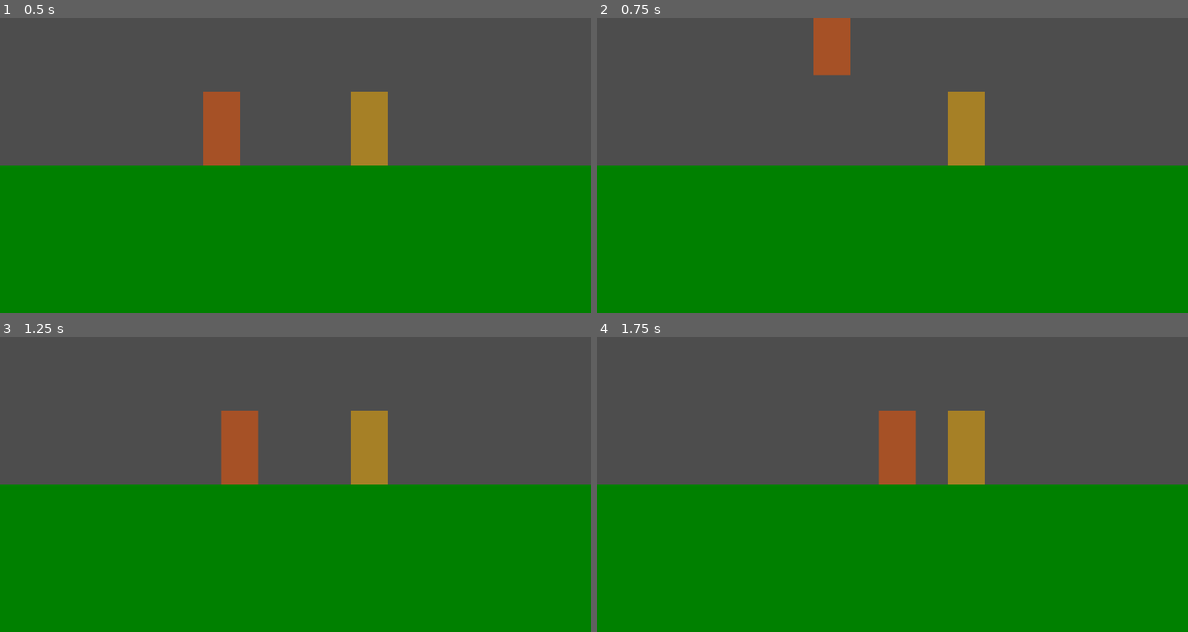
Above: before the commit, frames 1-4 (two rows, left to right).
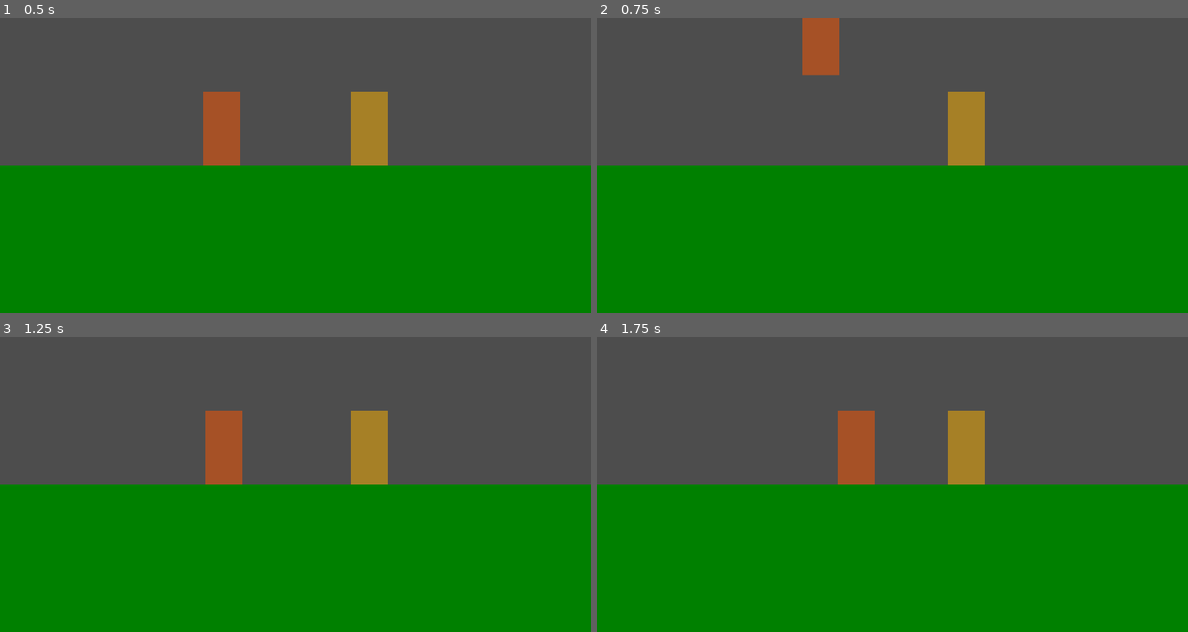
Above: after the commit, the same moments.

Repository: KYOHEI-ABC/ANPANMAN_BATTLE
Game: Godot game, scene res://main.tscn
Same seed, same stepped clock (60 frames per second), same inputs: the game is played once before the commit and once after it.
Inputs (mouse positions are in pixels of both pictures, inside the frame that each line leads up to):
- Up to frame 1 (0.5 s): no input
- Up to frame 2 (0.75 s): tap Enter at 0.5, 0.6 s; move the mouse to (1022, 150) at 0.52 s; hold D from 0.53 s (still down); click (1022, 150) at 0.67 s
- Up to frame 3 (1.25 s): keep holding D; tap Space at 0.77 s
- Up to frame 4 (1.75 s): release D at 1.25 s; tap Space at 1.25 s; drag from (774, 499) to (839, 449) at 1.27 s

Frame 1 is identical in both runs. In frame 2, 0.7% of the frame differs, in the area x 34-43%, y 0-20%; in frame 3, 1.4%; in frame 4, 3.2%, in the area x 40-54%, y 25-50%.

Commit message:
Refactor character movement and input handling for improved responsiveness

Diff:
--- a/scripts/character.gd
+++ b/scripts/character.gd
@@ -23,7 +23,7 @@
 	position += velocity
 
 	velocity.y += 5
-	velocity.x = clamp(velocity.x * 0.9, -15, 15)
+	velocity.x = clamp(velocity.x * 0.5, -10, 10)
 
 	if position.y + size.y / 2 > 0:
 		position.y = - size.y / 2
--- a/scripts/input_handler.gd
+++ b/scripts/input_handler.gd
@@ -5,9 +5,11 @@
 signal released()
 signal direction(direction: Vector2)
 
-var threshold: int = 32
+var threshold: int = 50
+var drag_area_end_x: float = ProjectSettings.get_setting("display/window/size/viewport_width") * 0.75
+
 var base_position = null
-var drag_area_end_x: float = ProjectSettings.get_setting("display/window/size/viewport_width") * 0.5
+var delta: Vector2 = Vector2.ZERO
 
 func _input(event: InputEvent) -> void:
 	if event is InputEventKey:
@@ -33,7 +35,9 @@
 				base_position = event.position
 		if not event.pressed:
 			emit_signal("released")
-			base_position = null
+			if event.position.x < drag_area_end_x:
+				base_position = null
+				delta = Vector2.ZERO
 
 
 	if event is InputEventScreenDrag:
@@ -41,12 +45,14 @@
 			return
 		if event.position.x > drag_area_end_x:
 			return
-		var delta = event.position - base_position
-		if delta.x > threshold:
-			emit_signal("direction", Vector2(1, 0))
-		if delta.x < -threshold:
-			emit_signal("direction", Vector2(-1, 0))
-		if delta.y > threshold:
-			emit_signal("direction", Vector2(0, 1))
-		if delta.y < -threshold:
-			emit_signal("direction", Vector2(0, -1))
+		delta = event.position - base_position
+
+func process():
+	if delta.x > threshold:
+		emit_signal("direction", Vector2(1, 0))
+	elif delta.x < -threshold:
+		emit_signal("direction", Vector2(-1, 0))
+	elif delta.y > threshold:
+		emit_signal("direction", Vector2(0, 1))
+	elif delta.y < -threshold:
+		emit_signal("direction", Vector2(0, -1))
--- a/scripts/main.gd
+++ b/scripts/main.gd
@@ -1,5 +1,7 @@
 class_name Main
 extends Node
+
+var input_handler: InputHandler = InputHandler.new()
 
 var player: Character = null
 var rival: Character = null
@@ -25,13 +27,12 @@
 	rival.position = Vector2(200, -100)
 	node.add_child(rival)
 
-	var input_handler = InputHandler.new()
 	add_child(input_handler)
 
 	input_handler.direction.connect(func(direction: Vector2) -> void:
 		if direction.y != 0:
 			return
-		player.velocity += direction * 5
+		player.velocity += direction * 3
 	)
 	input_handler.pressed.connect(func() -> void:
 		if player.position.y + player.size.y / 2 >= 0:
@@ -39,4 +40,5 @@
 	)
 
 func _process(delta: float) -> void:
+	input_handler.process()
 	player.process()
